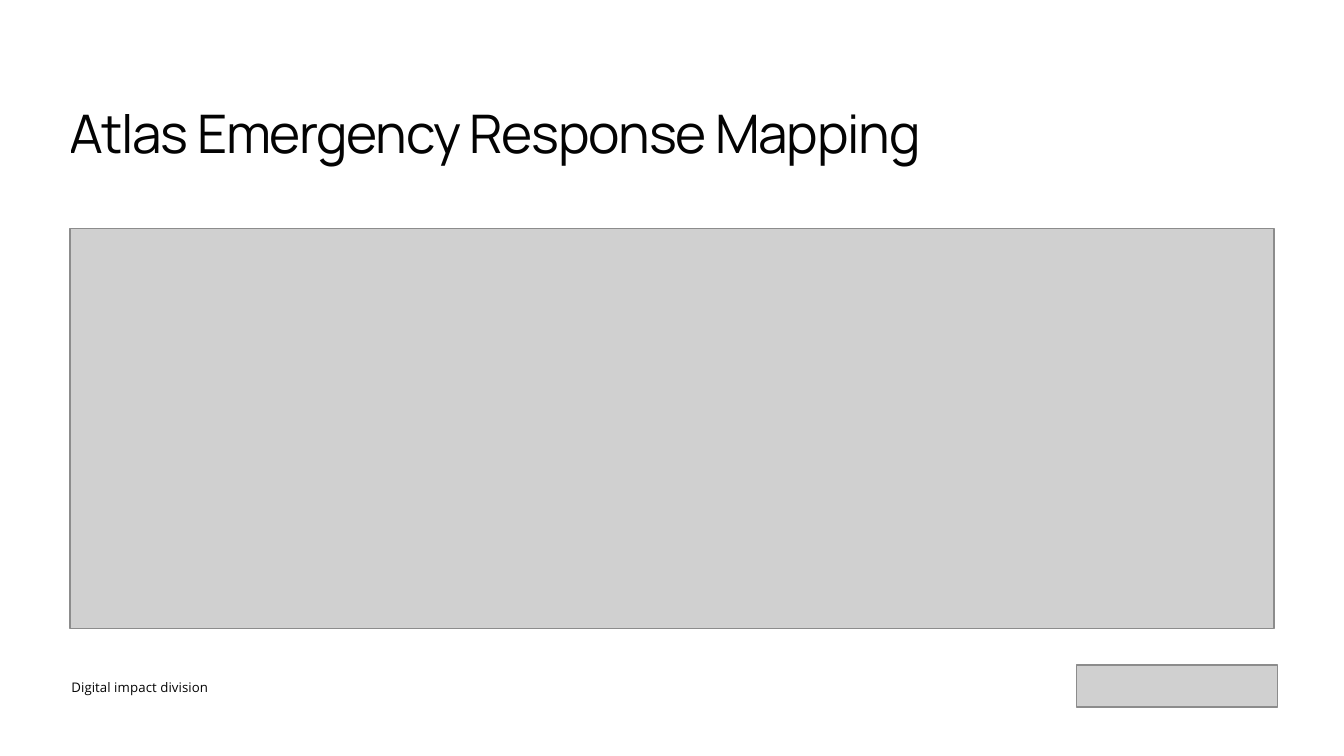
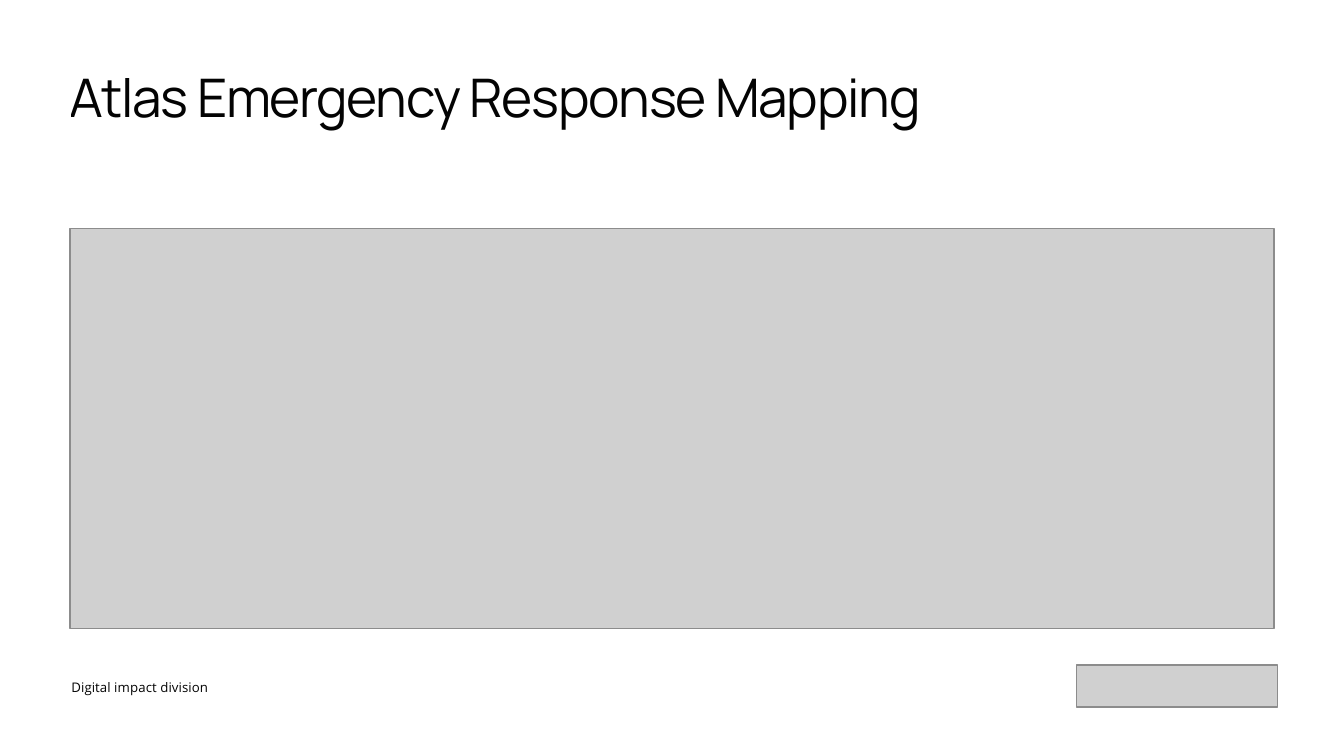
Before and after one commit to mdelprete91-cpu/presentazione, a slide deck: slide 9 of PPT giga.pptx. Drawn at 1344x756 pixels with LibreOffice and Linux fonts; fonts in the diff are those of the drawing; grey boxes stand for pictures. Boxes give left, top, right and bottom in pixels: in the first picture for what was removed or moved away, otherwise in the second. Text is boxed around its words. In the diff, an @@ line names an element or a change of style, - is before the commit and + after.

```diff
--- a/PPT giga.pptx
+++ b/PPT giga.pptx
@@ text "Atlas Emergency Response Mapping" at (x1=70, y1=78, x2=920, y2=131): vertical alignment middle to top @@
```
Also in this commit, not shown: 1 other slide changed.
